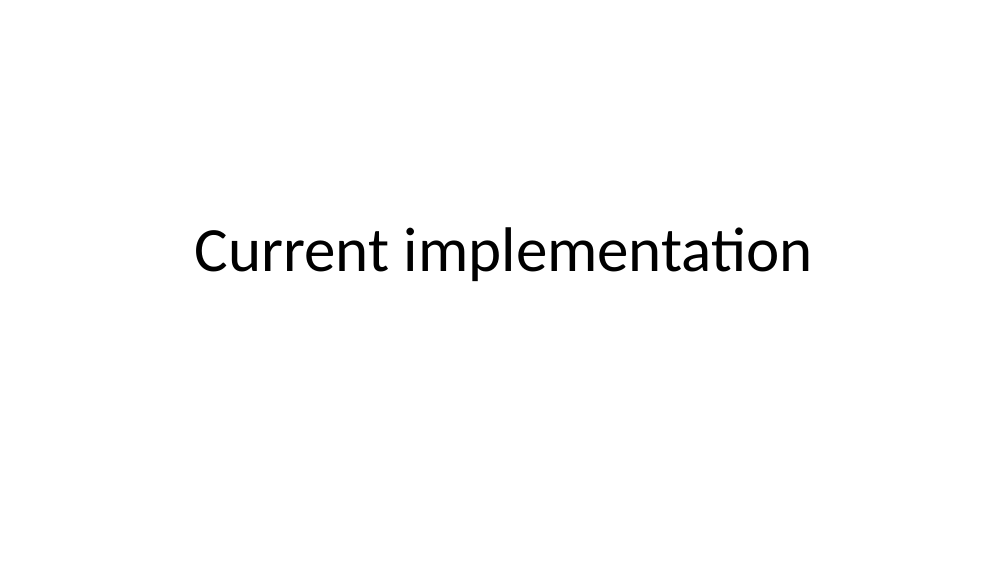
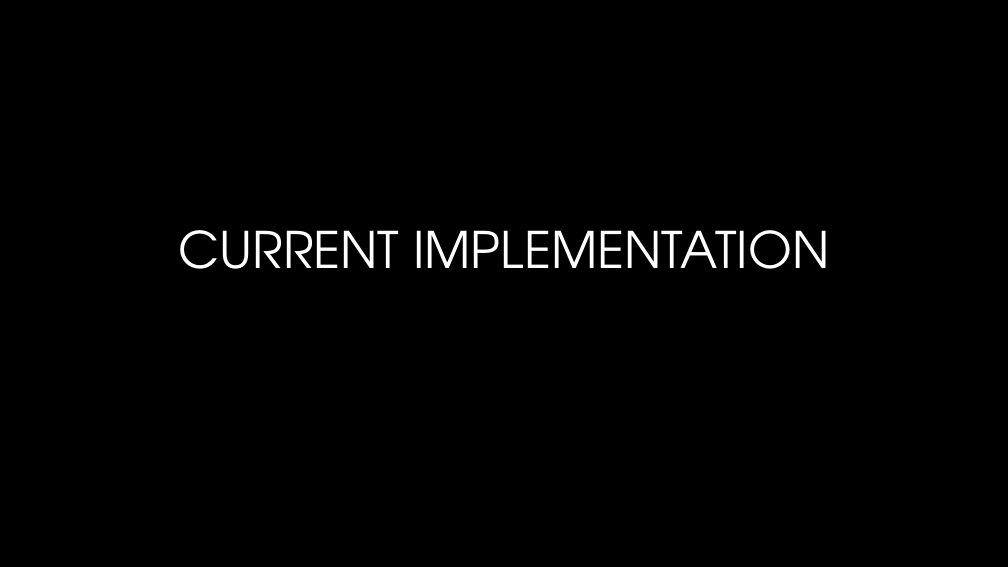
Before and after one commit to JacobEberhardt/decentralized-energy-trading, a slide deck: slide 9 of documentation/Milestone Presentation.pptx (slide 5 before the commit). Drawn at 1008x567 pixels with LibreOffice and Linux fonts; fonts in the diff are those of the drawing; background and template pictures are left out. Boxes give left, top, right and bottom in pixels: in the first picture for what was removed or moved away, otherwise in the second. Text is boxed around its words. In the diff, an @@ line names an element or a change of style, - is before the commit and + after.

```diff
--- a/documentation/Milestone Presentation.pptx
+++ b/documentation/Milestone Presentation.pptx
@@ background #FFFFFF to picture (left out) @@
@@ title at (178, 230, 829, 269): text changed; size 45 to 36 pt; font Calibri to TeX Gyre Adventor; text colour #000000 to gradient #FFFFFF to #A6A6A6 @@
-Current implementation
+CURRENT IMPLEMENTATION
```
Also in this commit, not shown: 7 other slides changed, 6 slides added, 3 slides removed.
